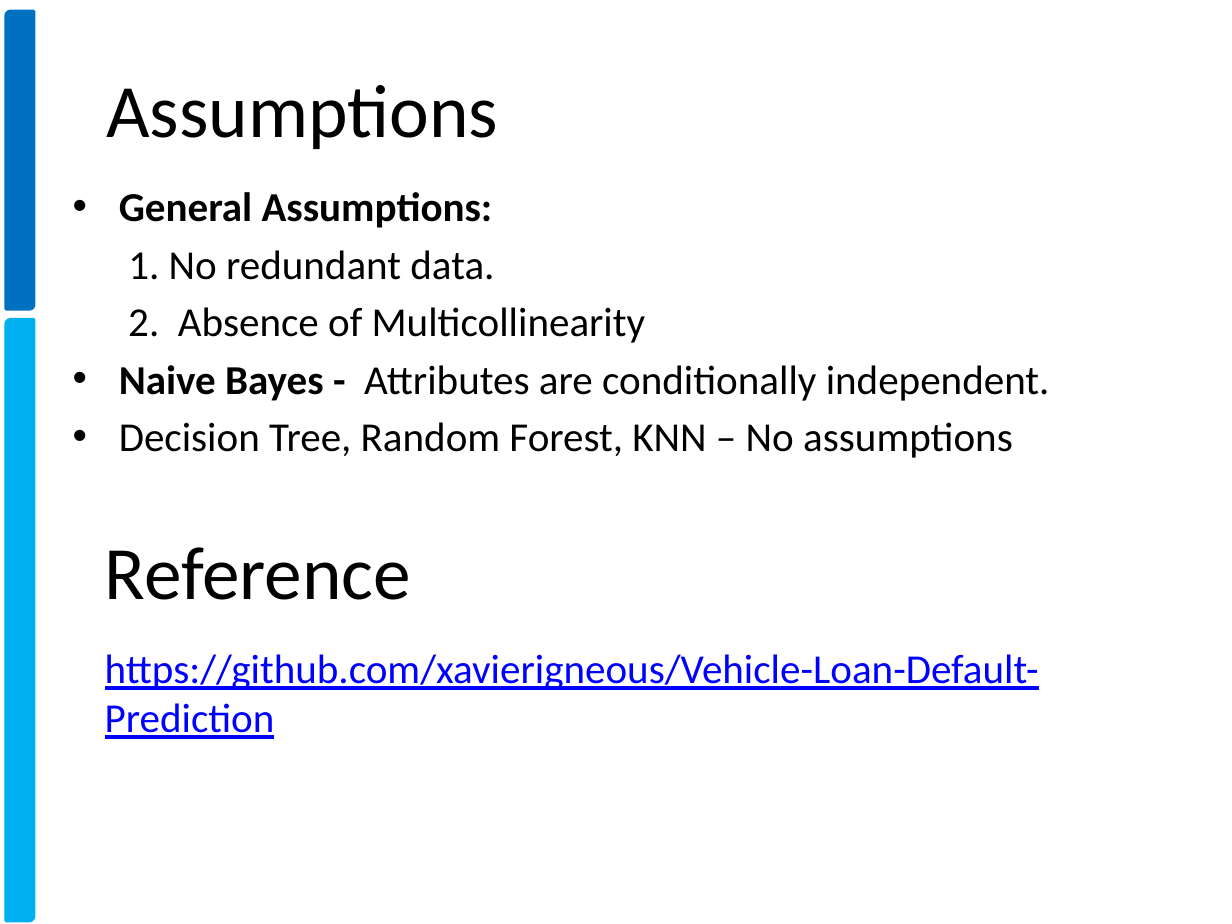
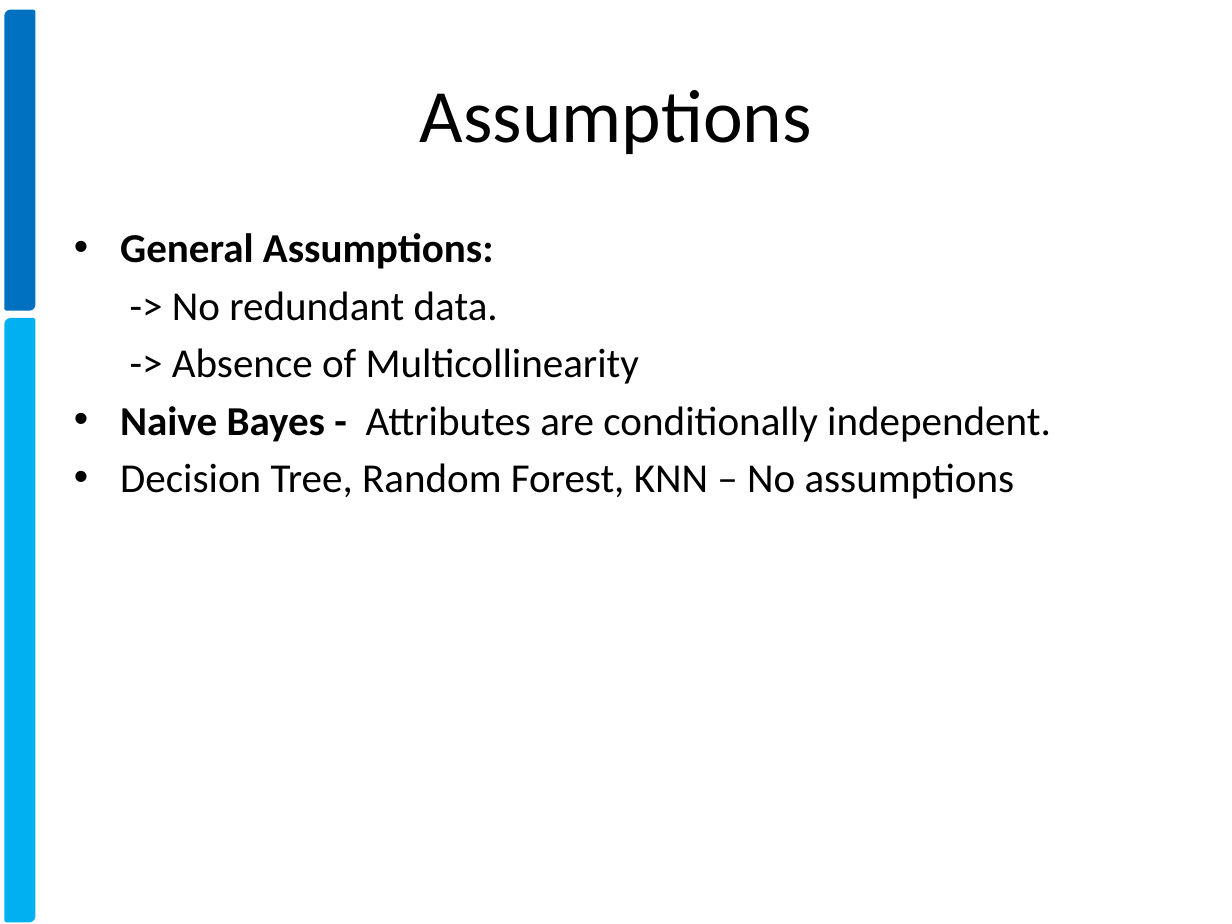
Before and after one commit to xavierigneous/Vehicle-Loan-Default-Prediction, a slide deck: slide 8 of Vehicle Loan Default Prediction.pptx (slide 9 before the commit). Drawn at 1232x924 pixels with LibreOffice and Linux fonts; fonts in the diff are those of the drawing; background and template pictures are left out. Boxes give left, top, right and bottom in pixels: in the first picture for what was removed or moved away, otherwise in the second. Text is boxed around its words. In the diff, an @@ line names an element or a change of style, - is before the commit and + after.

```diff
--- a/Vehicle Loan Default Prediction.pptx
+++ b/Vehicle Loan Default Prediction.pptx
@@ title "Assumptions": place and size @@
-title "Assumptions" at (106,85,498,149)
+title "Assumptions" at (420,90,812,154)
@@ title "Assumptions" at (420,90,812,154): alignment left to centre @@
@@ text "General Assumptions:": place and size @@
-text "General Assumptions:" at (119,192,1050,458)
+text "General Assumptions:" at (120,233,1051,499)
@@ text at (172,291,639,384): text changed @@
-1. No redundant data.
-2. Absence of Multicollinearity
+-> No redundant data.
+-> Absence of Multicollinearity
@@ text removed at (105,547,411,600) @@
-Reference
@@ text removed at (105,654,1039,739) @@
-https://github.com/xavierigneous/Vehicle-Loan-Default-Prediction
```
Also in this commit, not shown: 5 other slides changed, 1 slide added, 2 slides removed, 4 other files.
